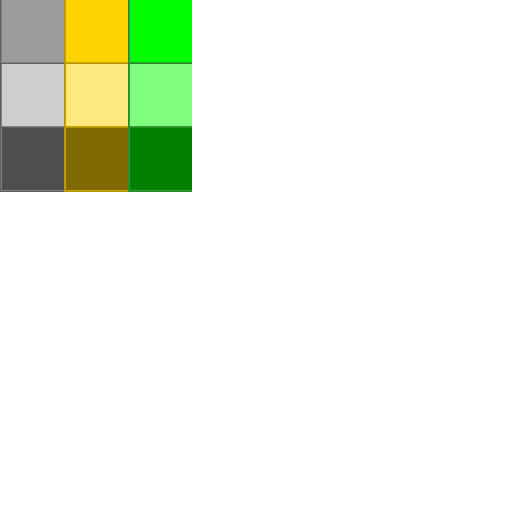
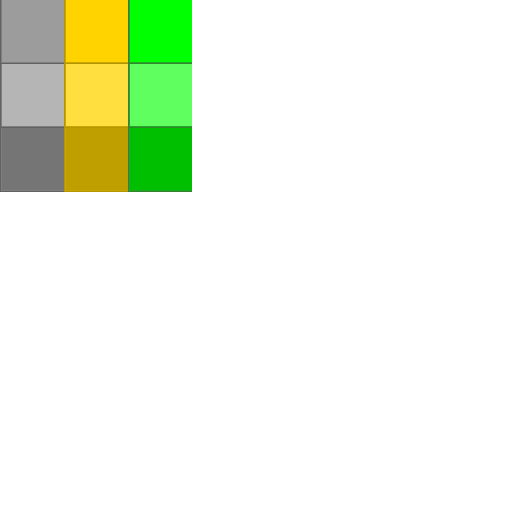
Before/after of a 512x512 layered artwork. What changed in the layer stack:
painted on "Normal" (1st of 4, in "Hover") over [2, 64, 64, 126]
painted on "Lit" (1st of 3, in "Hover") over [66, 64, 128, 126]
painted on "Upgrade" (1st of 3, in "Hover") over [130, 64, 192, 126]
painted on "Normal" (2nd of 4, in "Click") over [2, 128, 64, 190]
painted on "Lit" (2nd of 3, in "Click") over [66, 128, 128, 190]
painted on "Upgrade" (2nd of 3, in "Click") over [130, 128, 192, 190]
